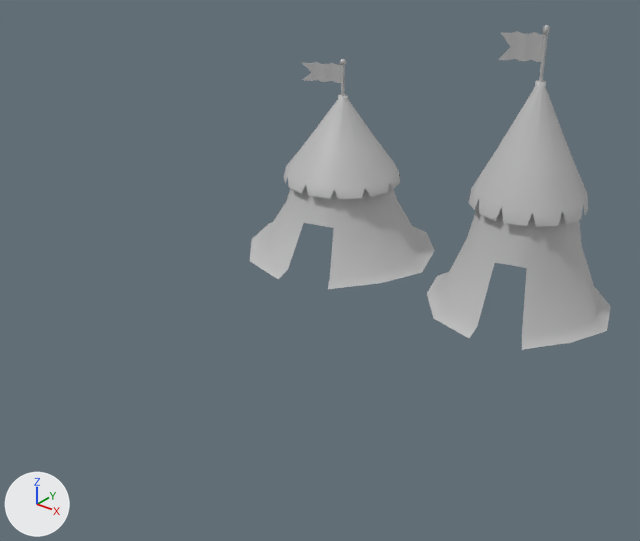
A saved change to the FBX model SlashParryBlock/Assets/Art Assets/sm_TentsPack.fbx.
Camera for both pictures: a 50 mm lens placed at (29.6, -39.0, 22.3), pointed at (5.9, -9.4, 4.0). The axes (+X, +Y, +Z) are drawn at lower left. The lights are the same throughout. Where no turn or scale is listed for an object, it has been applied to the vertices.

Before the edit, the objects in view are built like this:
```python
me_mesh = bpy.data.meshes.new('Mesh')
me_mesh.from_pydata(...)  # 222 vertices, 170 faces; spans x -5.78..5.78, y -5.7..5.7, z -5.65..5.65
me_mesh.materials.append(mat_lambert1)  # grey #bcbcbc
me_mesh_001 = bpy.data.meshes.new('Mesh.001')
me_mesh_001.from_pydata(...)  # 222 vertices, 170 faces; spans x -4.96..4.96, y -4.89..4.89, z -7.2..7.2
me_mesh_001.materials.append(mat_lambert1)  # grey #bcbcbc
ob_tent1_sm = bpy.data.objects.new('Tent1_SM', me_mesh)
ob_tent1_sm.location = (0.0, -0.08, 5.9)
ob_tent2_sm = bpy.data.objects.new('Tent2_SM', me_mesh_001)
ob_tent2_sm.location = (11.71, -0.07, 7.52)
```
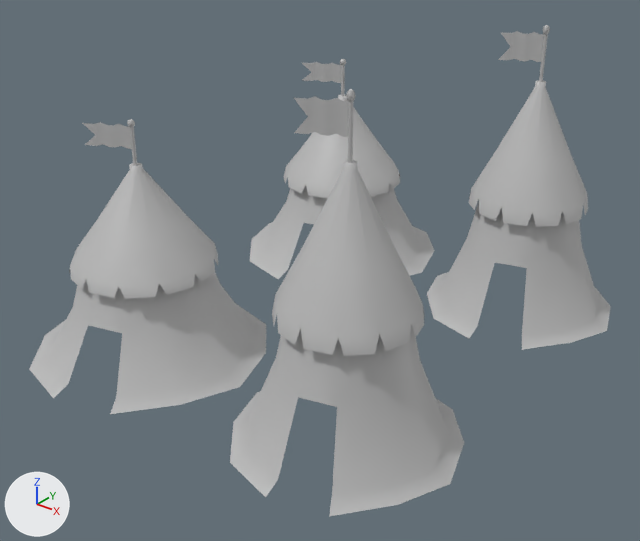
Commit message: Tents Updated

What differs and where, as boxes (x1, y1, x2, y2) in the pictures (640 x 541 px):
'Tent4_SM', added: after (230, 89, 464, 516)
'Tent3_SM', added: after (29, 119, 266, 414)

Patch to the scene script:
```diff
--- a/SlashParryBlock/Assets/Art Assets/sm_TentsPack.fbx.py
+++ b/SlashParryBlock/Assets/Art Assets/sm_TentsPack.fbx.py
@@ me_mesh_003 @@
+me_mesh_003.from_pydata(...)  # 222 vertices, 170 faces; spans x -4.96..4.96, y -4.89..4.89, z -7.2..7.2
+me_mesh_003.materials.append(mat_lambert1)  # grey #bcbcbc
@@ me_mesh_002 @@
+me_mesh_002.from_pydata(...)  # 222 vertices, 170 faces; spans x -5.78..5.78, y -5.7..5.7, z -5.65..5.65
+me_mesh_002.materials.append(mat_lambert1)  # grey #bcbcbc
@@ ob_tent4_sm @@
+ob_tent4_sm = bpy.data.objects.new('Tent4_SM', me_mesh_003)
+ob_tent4_sm.location = (11.71, -15.04, 7.52)
@@ ob_tent3_sm @@
+ob_tent3_sm = bpy.data.objects.new('Tent3_SM', me_mesh_002)
+ob_tent3_sm.location = (0.0, -15.11, 5.9)
```
